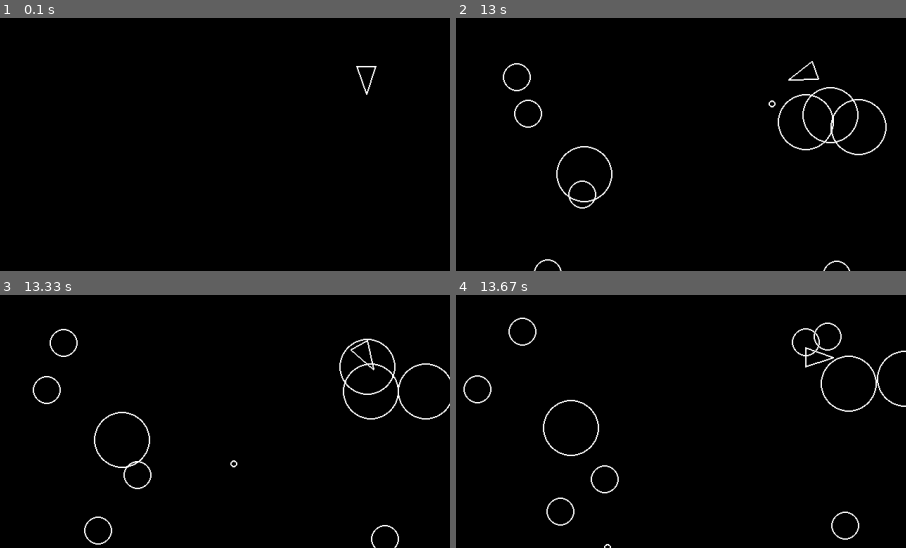
Above: before the commit, frames 1-4 (two rows, left to right).
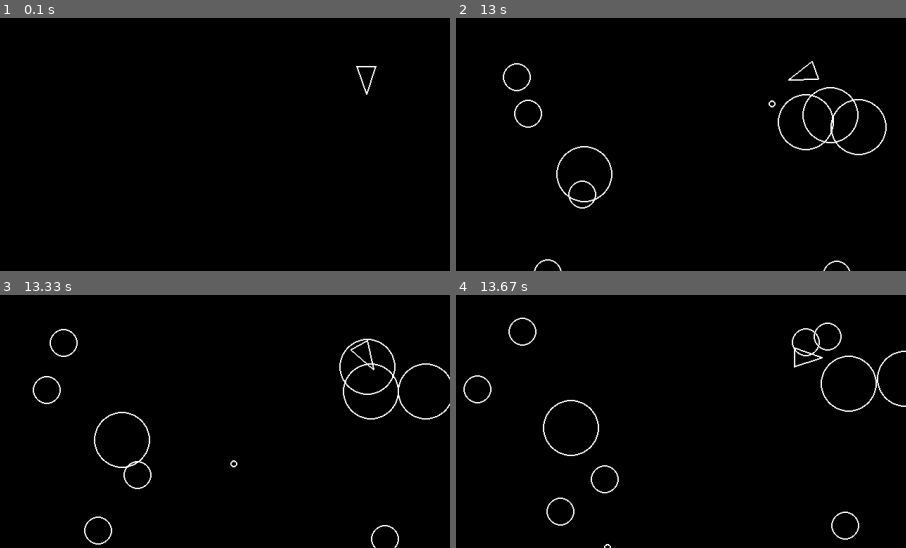
Above: after the commit, the same moments.

Repository: defaulder/pygame_asteroid
Game: pygame game, started from main.py
Two runs of this game, one before a commit and one after it. Both use one fixed random seed, a clock stepped at 60 frames per second and the inputs below.
Inputs:
- Up to frame 1 (0.1 s): no input
- Up to frame 2 (13 s): hold W 0.33-0.8 s; hold D 0.83-1.47 s; tap Space at 0.9, 1.2, 1.57, 1.97, 2.27, 2.47, 2.77, 2.97, 3.3, 3.6, 3.8, 4.1, 4.37, 4.7, 5, 5.13, 5.53, 5.83, 6.2, 6.6, 6.9, 7.1, 7.4, 7.6, 7.93, 8.23, 8.43, 8.73, 9, 9.33, 9.63, 9.77, 10.17, 10.47, 10.83, 11.23, 11.53, 11.73, 12.03, 12.23, 12.57, 12.87 s; hold S 1.5-1.87 s; hold A 1.9-2.37 s; hold D 2.4-2.87 s; hold W 2.9-3.2 s; hold D 3.23-3.7 s; hold A 3.73-4.27 s; hold S 4.3-4.6 s; hold A 4.63-5.03 s; hold W 5.07-5.43 s; hold D 5.47-6.1 s; hold S 6.13-6.5 s; hold A 6.53-7 s; hold D 7.03-7.5 s; hold W 7.53-7.83 s; hold D 7.87-8.33 s; hold A 8.37-8.9 s; hold S 8.93-9.23 s; hold A 9.27-9.67 s; hold W 9.7-10.07 s; hold D 10.1-10.73 s; hold S 10.77-11.13 s; hold A 11.17-11.63 s; hold D 11.67-12.13 s; hold W 12.17-12.47 s; hold D 12.5-12.97 s
- Up to frame 3 (13.33 s): hold A from 13 s (still down); tap Space at 13.07 s
- Up to frame 4 (13.67 s): tap Space at 13.37, 13.63 s; release A at 13.53 s; hold S from 13.57 s (still down)
The pictures show only the part of the screen within x 9-59%, y 38-88%; the shares and areas given below are measured in that part.

Frames 1-3 are identical in both runs. In frame 4, 0.3% of the frame differs, in the area x 74-84%, y 20-29%.

Commit message:
implement lives to player

Diff:
--- a/gameobjects/player.py
+++ b/gameobjects/player.py
@@ -16,7 +16,8 @@
         super().__init__(x, y, PLAYER_RADIUS)
         self.rotation = 0
         self.__timer = 0
-        self.lives = PLAYER_LIVES
+        self.__lives = PLAYER_LIVES
+        self.can_respawn = True
         self.invincible = False
 
     def update(self, dt):
@@ -39,12 +40,13 @@
         pygame.draw.polygon(screen, "white", self.triangle(), 2)
 
     def triangle(self):
-        forward = pygame.Vector2(0, 1).rotate(self.rotation)
+        up_vector = pygame.Vector2(0, 1).rotate(self.rotation)
         right = pygame.Vector2(0, 1).rotate(self.rotation + 90) * self.radius / 1.5
+        up_radius_vector = up_vector * self.radius
         return (
-            self.position + forward * self.radius,
-            self.position - forward * self.radius - right,
-            self.position - forward * self.radius + right
+            self.position + up_vector * self.radius,
+            self.position - up_vector * self.radius - right,
+            self.position - up_vector * self.radius + right
         )
 
 
@@ -52,14 +54,15 @@
         self.rotation += PLAYER_TURN_SPEED * dt
 
     def move(self, dt):
-        forward = pygame.Vector2(0, 1).rotate(self.rotation)
-        self.position += forward * PLAYER_SPEED * dt
+        up_vector = pygame.Vector2(0, 1).rotate(self.rotation)
+        self.position += up_vector * PLAYER_SPEED * dt
 
     def shoot(self):
         shot = Shot(self.position.x, self.position.y)
         shot.velocity = pygame.Vector2(0, 1).rotate(self.rotation) * PLAYER_SHOOT_SPEED
 
     def respawn(self):
-        self.lives -= 1
-        self.hit_countdown = 3
+        if self.__lives < 0:
+            self.can_respawn = False
+        self.__lives -= 1
         self.invincible = True
--- a/main.py
+++ b/main.py
@@ -43,7 +43,9 @@
         pygame.display.flip()
         for asteroid in asteroids:
             if asteroid.check_collision_with(player):
-                player.position = pygame.Vector2(SCREEN_WIDTH / 2, SCREEN_HEIGHT / 2)
+                if player.can_respawn:
+                    player.respawn()
+                    player.position = pygame.Vector2(SCREEN_WIDTH / 2, SCREEN_HEIGHT / 2)
             for shot in shots:
                 if asteroid.check_collision_with(shot):
                     asteroid.split()
